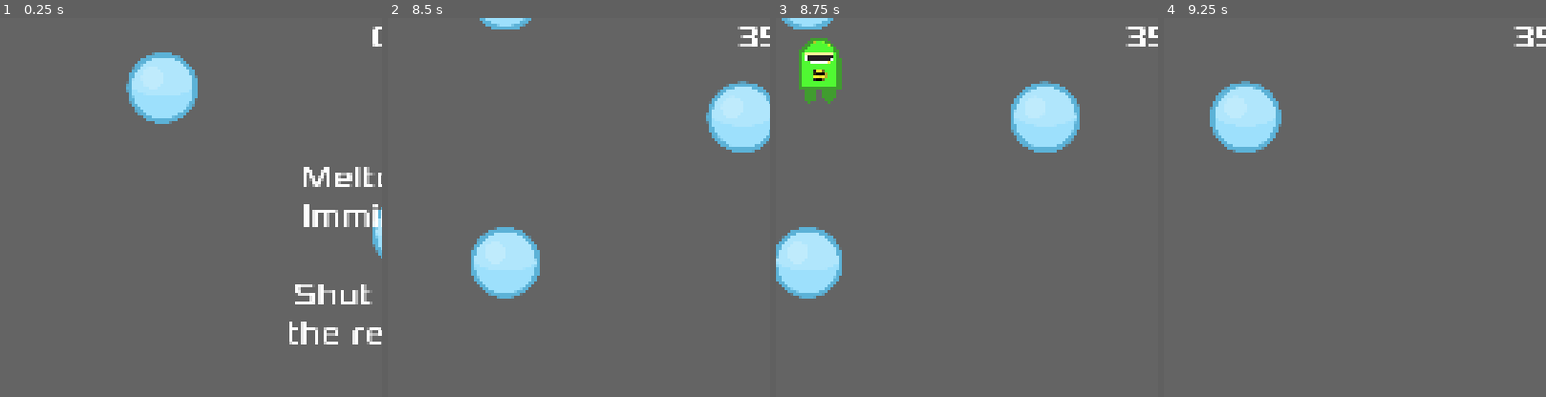
Above: before the commit, frames 1-4 (left to right).
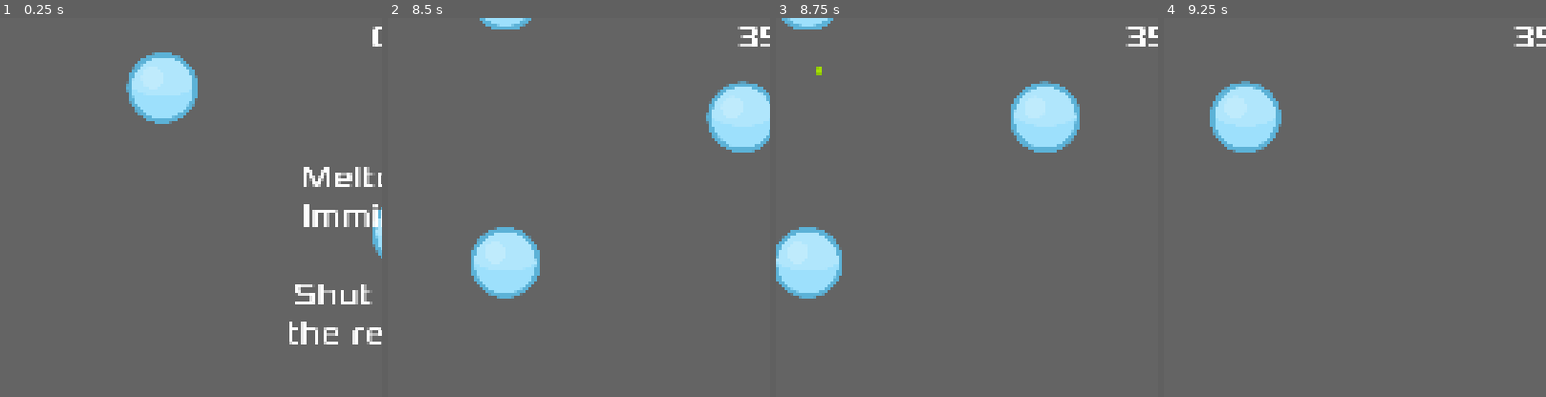
Above: after the commit, the same moments.

Repository: zabuuq/imminent-meltdown
Game: Godot game, scene res://scenes/game.tscn
The game is run twice, just before and just after one commit, with the same random seed, the same clock (stepped at 60 frames per second) and the same inputs.
Inputs:
- Up to frame 1 (0.25 s): no input
- Up to frame 2 (8.5 s): click "Start" at 0.5 s; tap Enter (ui_accept) at 1.25, 1.52, 2.27, 3.77, 4.52, 5.27, 6.77, 7.52, 8.27 s; hold Right (move_right) 1.28-2.78 s; hold Left (move_left) 2.78-3.53 s; hold Right (move_right) 3.53-5.03 s; hold Left (move_left) 5.03-5.78 s; hold Right (move_right) 5.78-6.53 s; hold Left (move_left) 6.53-8.03 s; hold Right (move_right) from 8.03 s (still down)
- Up to frame 3 (8.75 s): keep holding Right (move_right)
- Up to frame 4 (9.25 s): keep holding Right (move_right)
The pictures show only the part of the screen within x 0-50%, y 0-50%; the shares and areas given below are measured in that part.

Frames 1-2 are identical in both runs. In frame 3, 1.6% of the frame differs, in the area x 6-18%, y 5-23%; in frame 4, nothing differs.

Commit message:
Shrink radioactive worker

Diff:
--- a/scenes/radioactive_worker.tscn
+++ b/scenes/radioactive_worker.tscn
@@ -66,8 +66,8 @@
 }]
 
 [sub_resource type="CapsuleShape2D" id="CapsuleShape2D_bk3ot"]
-radius = 23.0
-height = 68.0
+radius = 3.0
+height = 8.0
 
 [node name="RadioactiveWorker" type="RigidBody2D" unique_id=1138154030]
 position = Vector2(165, 119)
Binary file changed: art/RadWorker-backward-1.png
Binary file changed: art/RadWorker-backward-2.png
Binary file changed: art/RadWorker-backward-3.png
Binary file changed: art/RadWorker-forward-1.png
Binary file changed: art/RadWorker-forward-2.png
Binary file changed: art/RadWorker-forward-3.png
Binary file changed: art/RadWorker-horizontal-1.png
Binary file changed: art/RadWorker-horizontal-2.png
Binary file changed: art/RadWorker-horizontal-3.png
Not shown, added: art/raw/character-all-large.ai
Not shown, added: art/raw/character-all-small.ai
